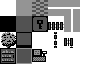
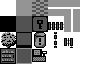
Layer changes from the first w=96, h=64 image to the second:
painted on "Layer 3" over (34, 32, 46, 48)
